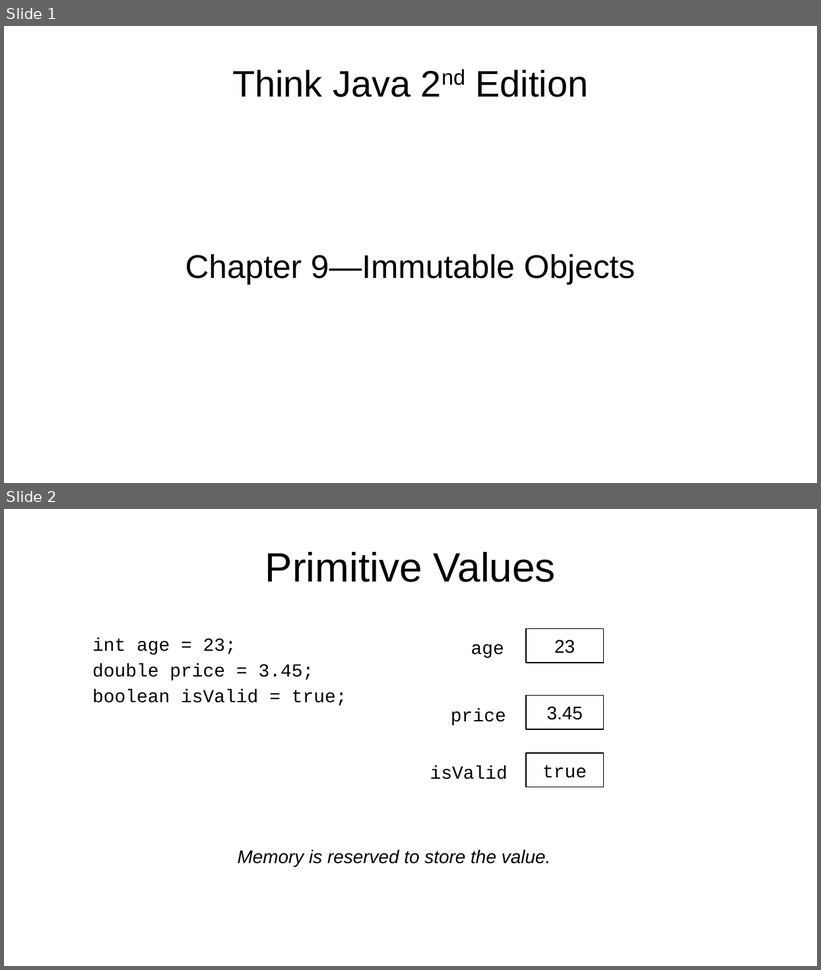
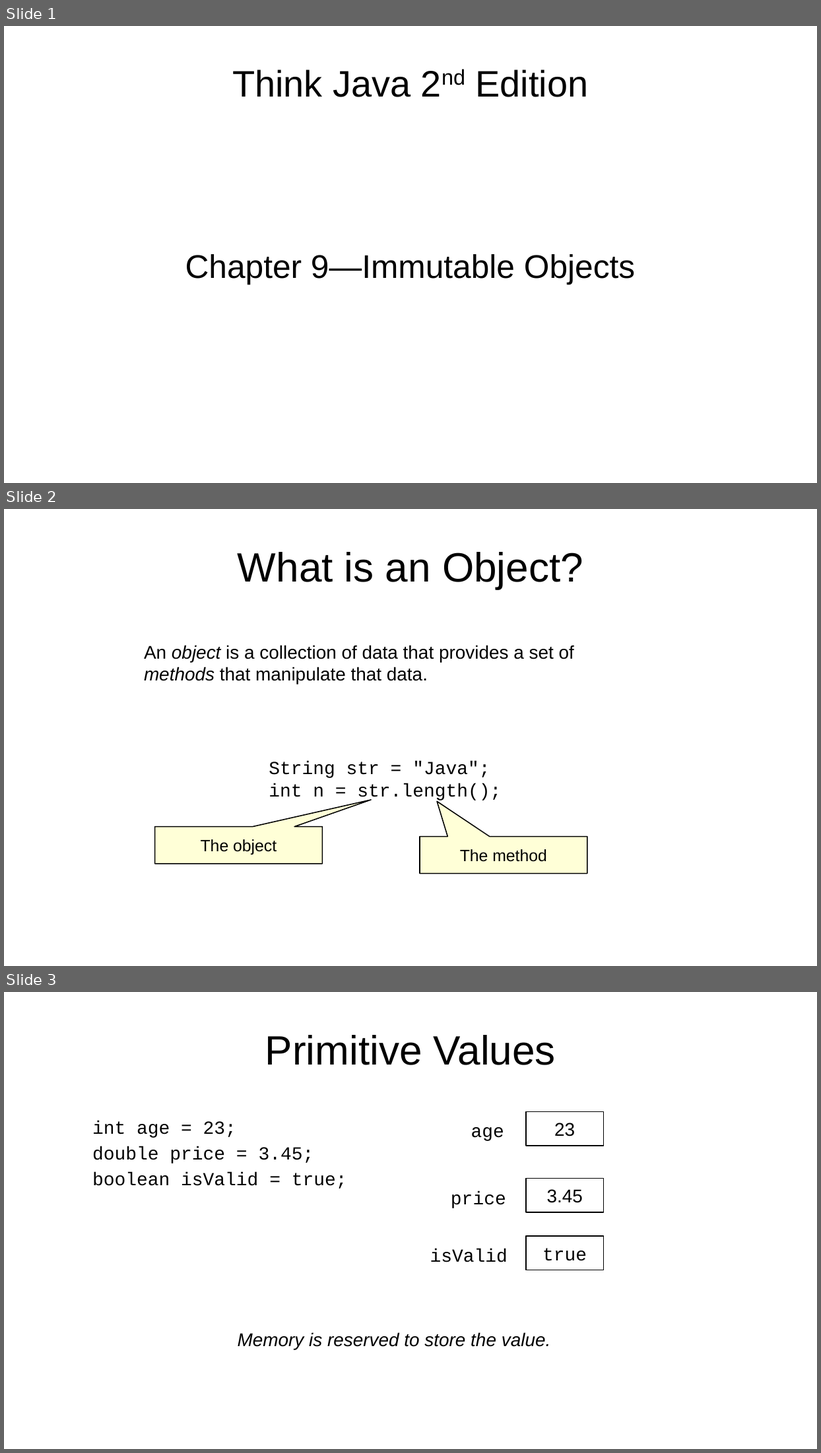
Before and after one commit to jdeisenberg/ThinkJava2Slides, a slide deck: chapter09.odp. Shown one above the other, each under a label of ours: slides 1 and 2 before the commit, slides 1, 2 and 3 after it. The pictures are 821x970 and 821x1453 pixels, drawn with LibreOffice and Linux fonts; fonts in the diff are those of the drawing. Boxes give left, top, right and bottom in pixels: in the first picture for what was removed or moved away, otherwise in the second. Text is boxed around its words. In the diff, an @@ line names an element or a change of style, - is before the commit and + after.

Commit message:
Add slide definining what an object is.

```diff
--- a/chapter09.odp
+++ b/chapter09.odp
@@ slide 2 added at (x1=4, y1=509, x2=817, y2=966), background #FFFFFF @@
@@ title added at (x1=238, y1=552, x2=583, y2=589), 40 pt, text #000000 @@
+What is an Object?
@@ text added at (x1=144, y1=645, x2=574, y2=685), 18 pt, text #000000 @@
+An object is a collection of data that provides a set of methods that manipulate that data.
@@ text added at (x1=269, y1=761, x2=501, y2=802), 18 pt, text #000000 @@
+String str = "Java";
+int n = str.length();
@@ speech box added at (x1=155, y1=827, x2=323, y2=864), fill #FFFFD7, outline #000000 0.99 pt, 16 pt, text #000000 @@
+The object
@@ speech box added at (x1=420, y1=836, x2=587, y2=873), fill #FFFFD7, outline #000000 0.99 pt, 16 pt, text #000000 @@
+The method
@@ what was slide 2 is now slide 3 @@
```
Also in this commit, not shown: 1 other file.
